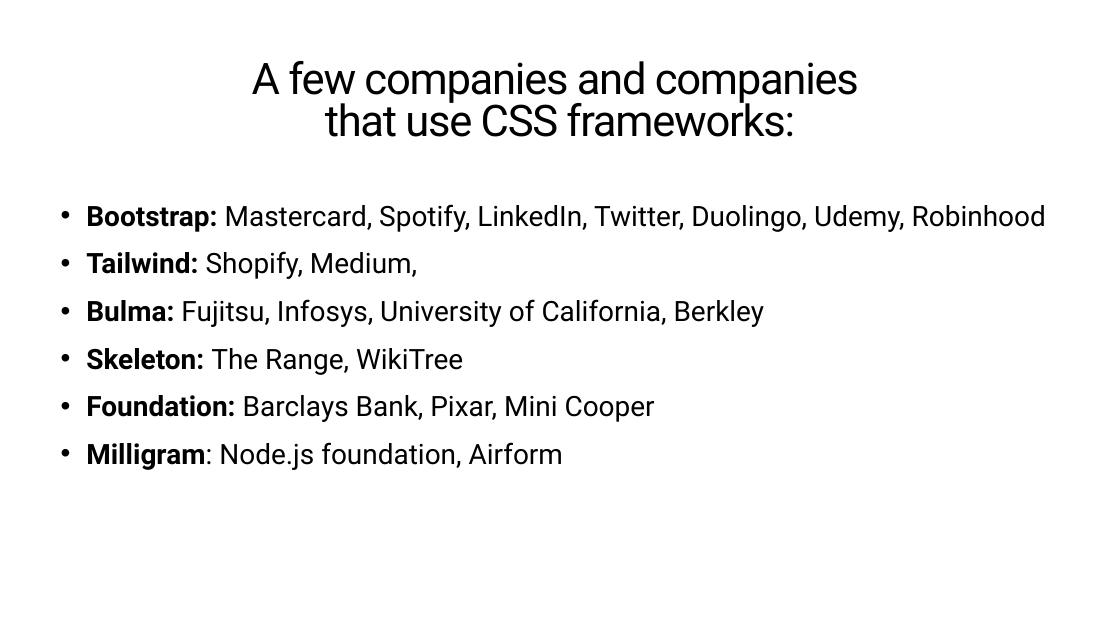
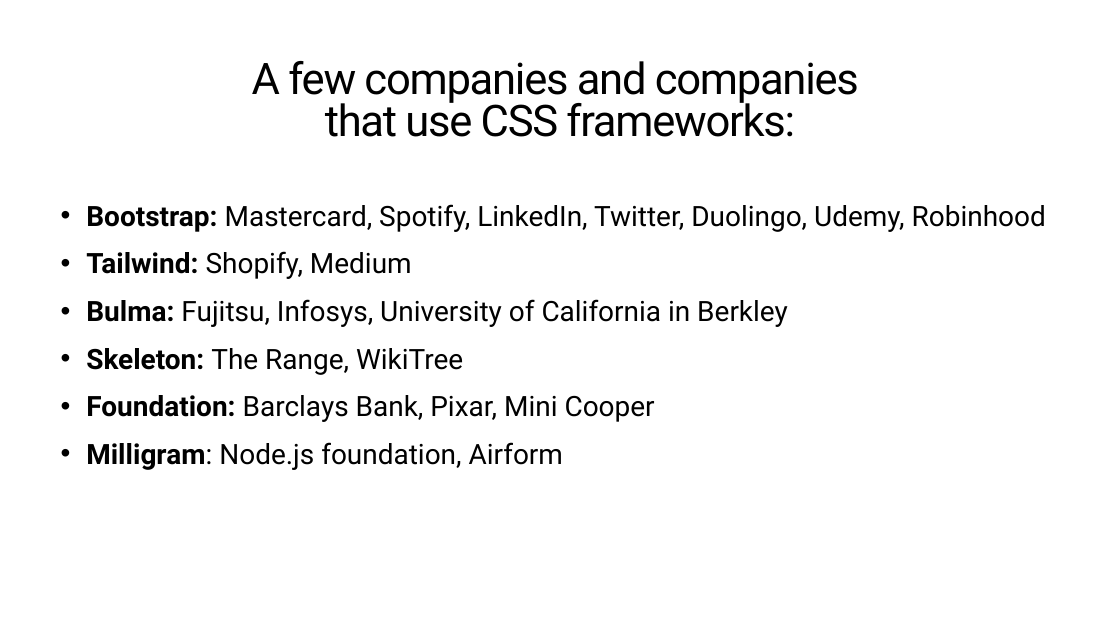
Before and after one commit to tjdev7/reactatx-css-frameworks-samples, a slide deck: slide 10 of presentationslide/CSS-Frameworks-ReactATX-Presentation.pptx. Drawn at 1120x630 pixels with LibreOffice and Linux fonts; fonts in the diff are those of the drawing. Boxes give left, top, right and bottom in pixels: in the first picture for what was removed or moved away, otherwise in the second. Text is boxed around its words. In the diff, an @@ line names an element or a change of style, - is before the commit and + after.

Commit message:
reactatx-css-frameworks-04
- Minor update to presentations
- Added logos from frameworks in a separate folder. For future reference

```diff
--- a/presentationslide/CSS-Frameworks-ReactATX-Presentation.pptx
+++ b/presentationslide/CSS-Frameworks-ReactATX-Presentation.pptx
@@ text at (86, 251, 788, 327): text changed @@
-• Tailwind: Shopify, Medium,
-• Bulma: Fujitsu, Infosys, University of California, Berkley
+• Tailwind: Shopify, Medium
+• Bulma: Fujitsu, Infosys, University of California in Berkley
```
Also in this commit, not shown: 2 other slides changed, 15 other files.
